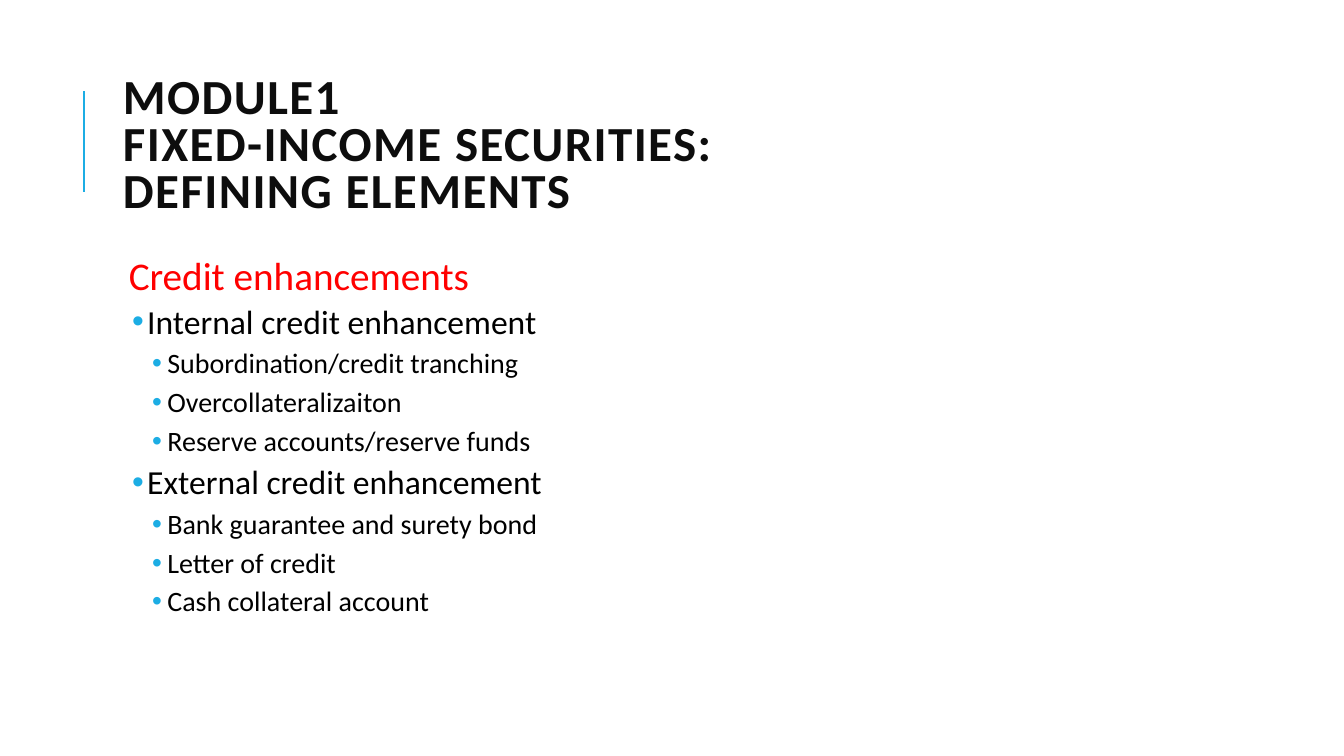
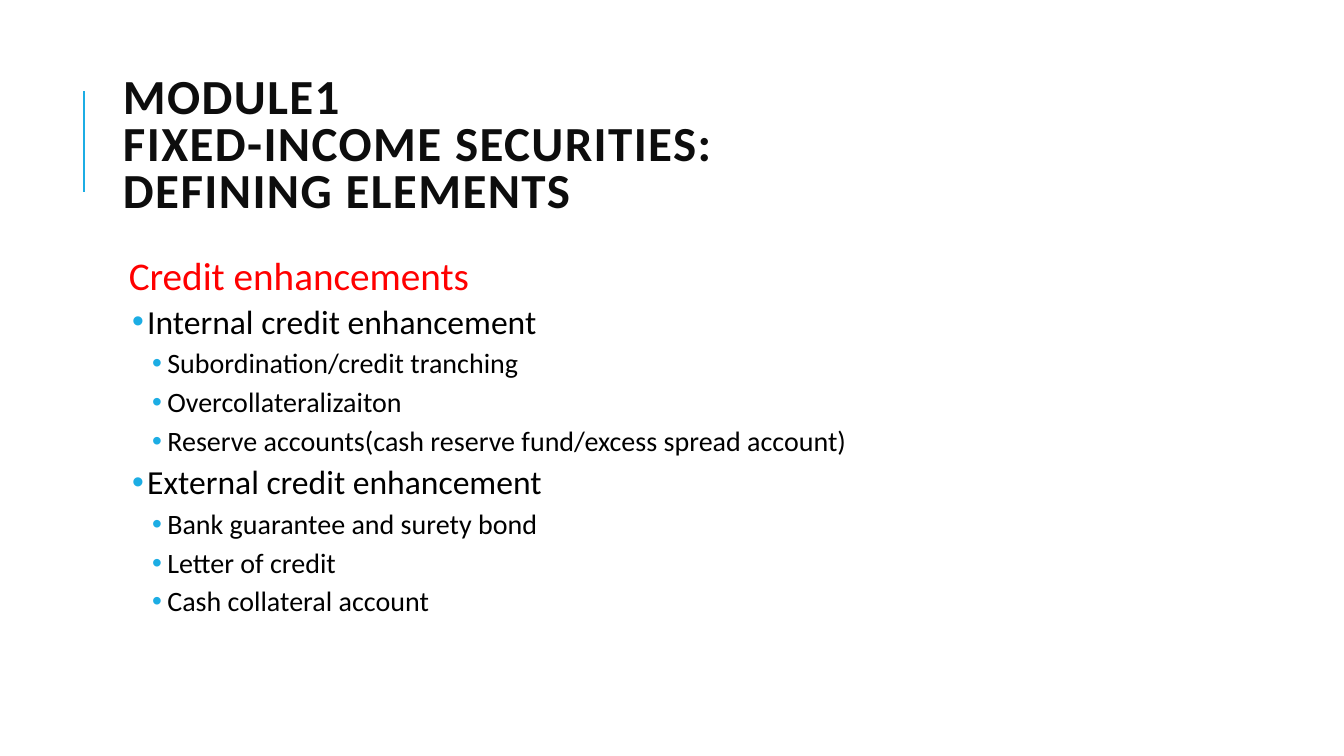
Before and after one commit to Isco0530/data, a slide deck: slide 16 of Fixed Income.pptx. Drawn at 1344x756 pixels with LibreOffice and Linux fonts; fonts in the diff are those of the drawing. Boxes give left, top, right and bottom in pixels: in the first picture for what was removed or moved away, otherwise in the second. Text is boxed around its words. In the diff, an @@ line names an element or a change of style, - is before the commit and + after.

```diff
--- a/Fixed Income.pptx
+++ b/Fixed Income.pptx
@@ text at (167,430,846,456): text changed @@
-    • Reserve accounts/reserve funds
+    • Reserve accounts(cash reserve fund/excess spread account)
```
Also in this commit, not shown: 1 other slide changed, 1 other file.
